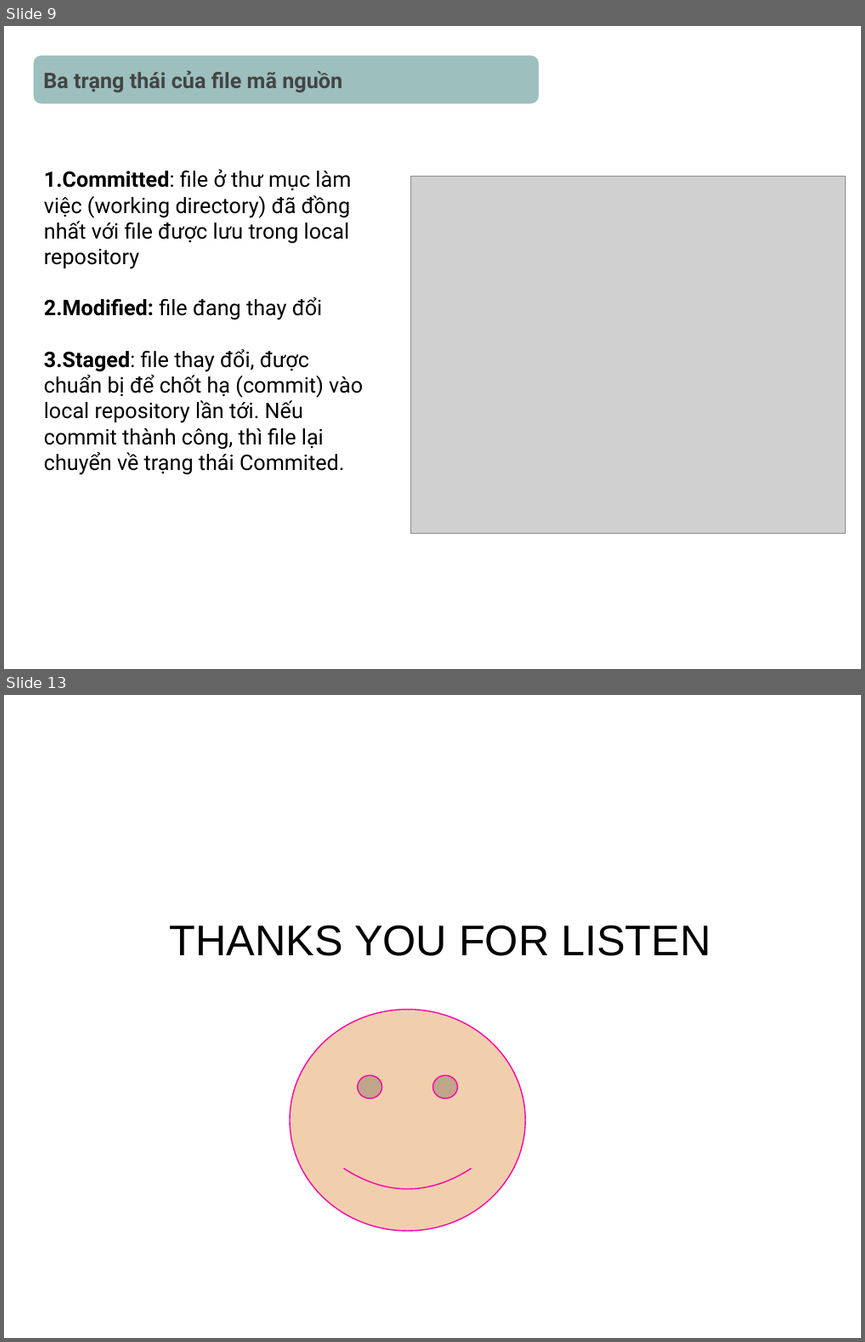
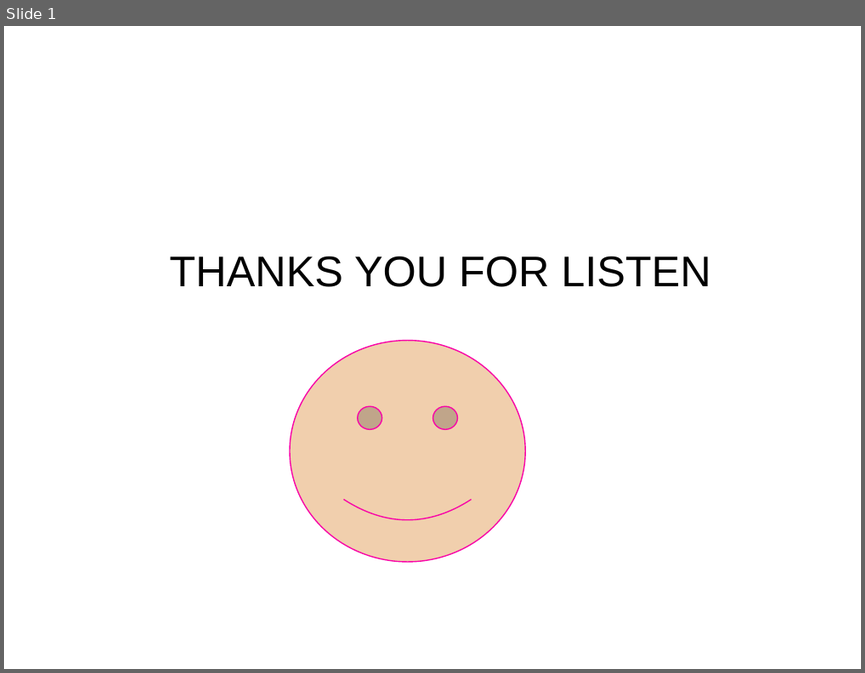
Before and after one commit to vothihoangyen/demo8-6-2017, a slide deck: 1.pptx. Shown one above the other, each under a label of ours: slides 9 and 13 before the commit, slide 1 after it; the slides between them are not shown. The pictures are 865x1342 and 865x673 pixels, drawn with LibreOffice and Linux fonts; fonts in the diff are those of the drawing; grey boxes stand for pictures; background and template pictures are left out. Boxes give left, top, right and bottom in pixels: in the first picture for what was removed or moved away, otherwise in the second. Text is boxed around its words. In the diff, an @@ line names an element or a change of style, - is before the commit and + after.

```diff
--- a/1.pptx
+++ b/1.pptx
@@ slide 9 removed at (4,26,861,669), background picture (left out); not listed: 1 template element that a slide beside it also shows @@
@@ rounded rectangle removed at (32,54,540,104) @@
-Ba trạng thái của file mã nguồn
@@ text removed at (44,169,363,475) @@
-1. Committed: file ở thư mục làm việc (working directory) đã đồng nhất với file được lưu trong local repository
-2. Modified: file đang thay đổi
-3. Staged: file thay đổi, được chuẩn bị để chốt hạ (commit) vào local repository lần tới. Nếu commit thành công, thì file lại chuyển về trạng thái Commited.
@@ picture removed at (411,176,846,533) @@
@@ what was slide 13 is now slide 1 @@
```
Also in this commit, not shown: 11 other slides removed.
